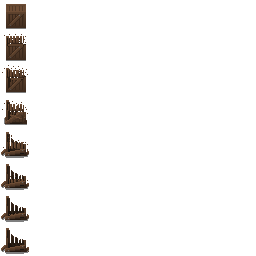
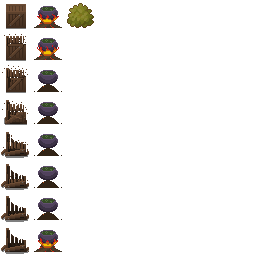
Layered file, before and after one edit (256 x 256). Changes by layer:
added layer "Вставленный слой #3" above "Вставленный слой #4" over [35, 45, 62, 60]
added layer "Вставленный слой #4" above "Вставленный слой #2" over [67, 3, 94, 28]
added layer "Вставленный слой #2" above "Layer" over [35, 238, 62, 252]
added layer "Layer" above "Вставленный слой" over [35, 14, 62, 28]
added layer "Вставленный слой" above "objects" over [34, 38, 62, 252]
painted on "objects" over [34, 6, 62, 28]
